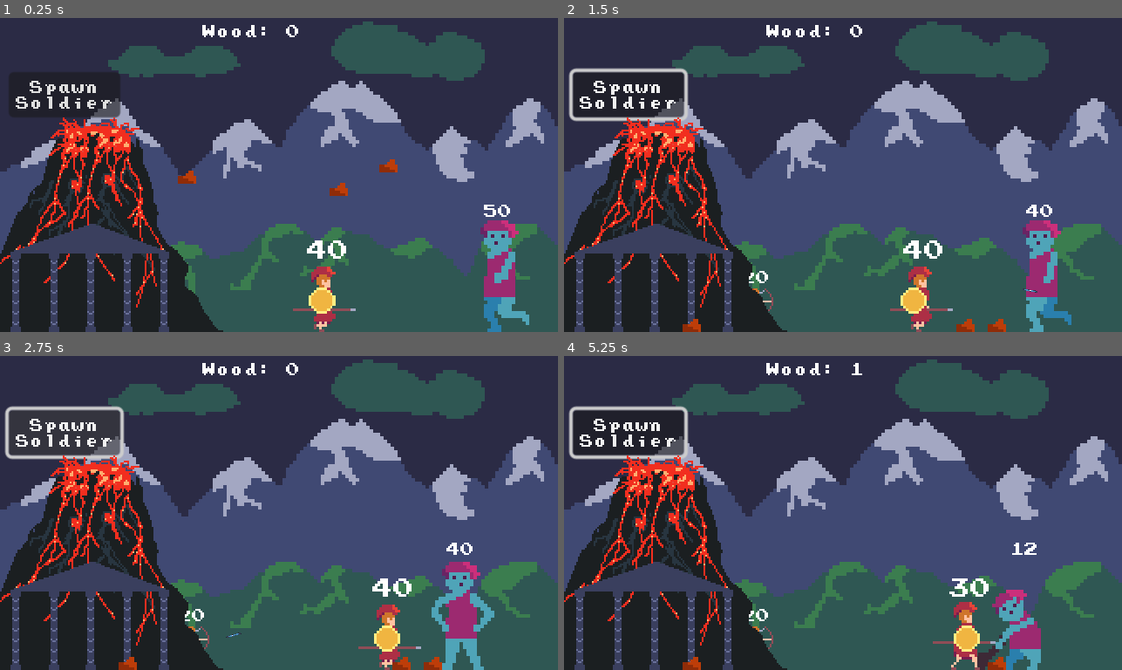
Above: before the commit, frames 1-4 (two rows, left to right).
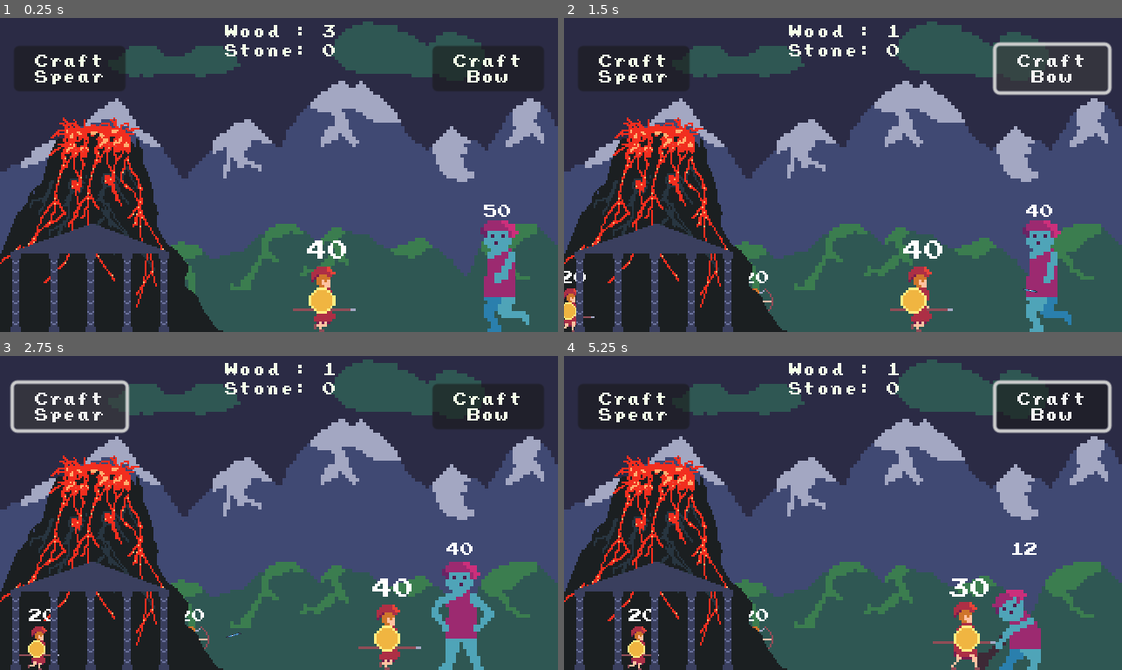
Above: after the commit, the same moments.

Repository: pjz987/Hephaestus
Game: Godot game, scene res://battle.tscn
Two runs of this game, one before a commit and one after it. Both use one fixed random seed, a clock stepped at 60 frames per second and the inputs below. The engine's default icon, where the game draws it, is replaced by a stand-in: a white triangle on a blue panel in a dark square.
Inputs (mouse positions are in pixels of both pictures, inside the frame that each line leads up to):
- Up to frame 1 (0.25 s): no input
- Up to frame 2 (1.5 s): click "Spawn Soldier" (after the commit: "Craft Spear") at 0.5 s; click (1055, 68) at 1.25 s, where only the run after the commit has a clickable "Craft Bow"
- Up to frame 3 (2.75 s): click "Spawn Soldier" (after the commit: "Craft Spear") at 2 s
- Up to frame 4 (5.25 s): click (1055, 406) at 2.75 s, where only the run after the commit has a clickable "Craft Bow"; click "Spawn Soldier" (after the commit: "Craft Spear") at 3.5 s; click (1055, 406) at 4.25 s, where only the run after the commit has a clickable "Craft Bow"; move the mouse to (965, 663) at 5.02 s

The runs differ from the first frame. In frame 1, 7.2% of the frame differs, in the area x 1-98%, y 2-57%; in frame 2, 6.6%; in frame 3, 6.7%; in frame 4, 9.0%, in the area x 0-99%, y 2-100%.

Commit message:
save

Diff:
--- a/GameManager.gd
+++ b/GameManager.gd
@@ -2,7 +2,7 @@
 
 
 var resources = {
-	'wood': 0,
+	'wood': 3,
 	'iron': 0,
 	'stone': 0
 }
--- a/battle.gd
+++ b/battle.gd
@@ -1,16 +1,21 @@
 extends Node2D
 
 @onready var SOLDIER_SCENE = load('res://soldier.tscn')
+@onready var ARCHER_SCENE = load('res://archer.tscn')
 @onready var GIANT_SCENE = load('res://giant.tscn')
 
 @onready var soldier_spawn_point = $SoldierSpawnPoint
 @onready var giant_spawn_point = $GiantSpawnPoint
 @onready var resources_label = $UI/ResourcesLabel
+@onready var archer_spawn_point = $ArcherSpawnPoint
+
 
 func _ready():
 	GameManager.resource_change.connect(_on_resource_changed)
+	update_resources()
 
 func _on_spawn_soldier_button_button_down():
+	print('this run?!?!?')
 	if GameManager.resources.wood >= 2:
 		GameManager.resource_spend('wood', 2)
 		var soldier = SOLDIER_SCENE.instantiate()
@@ -19,12 +24,22 @@
 	#else:
 		#print('nah nah nah')
 
+func _on_spawn_archer_button_button_down():
+	if GameManager.resources.wood >= 2 and GameManager.resources.stone >= 1:
+		GameManager.resource_spend('wood', 2)
+		GameManager.resource_spend('stone', 1)
+		var archer = ARCHER_SCENE.instantiate()
+		add_child(archer)
+		archer.global_position = archer_spawn_point.position
+
 func _on_resource_changed():
 	update_resources()
 
 func update_resources():
 	var wood_count = GameManager.resources['wood']
-	resources_label.text = 'Wood: ' + str(wood_count)
+	var stone_count = GameManager.resources['stone']
+	resources_label.text = 'Wood : ' + str(wood_count) \
+		+ '\nStone: ' + str(stone_count)
 
 
 func _on_giant_spawn_timer_timeout():
--- a/battle.tscn
+++ b/battle.tscn
@@ -6,10 +6,15 @@
 [ext_resource type="PackedScene" uid="uid://cv6bexvroye4v" path="res://giant.tscn" id="2_v0u1n"]
 [ext_resource type="PackedScene" uid="uid://cf5uo5iltjxbx" path="res://soldier.tscn" id="3_lpfun"]
 [ext_resource type="PackedScene" uid="uid://c3xctb61ngcat" path="res://ui.tscn" id="4_ode7y"]
-[ext_resource type="PackedScene" uid="uid://bj3fwj0k6asmk" path="res://wood.tscn" id="6_kyfsu"]
+[ext_resource type="Theme" uid="uid://cjf071kagw7u2" path="res://theme.tres" id="7_t4m8r"]
 [ext_resource type="PackedScene" uid="uid://cpp3apj2i7jp7" path="res://archer.tscn" id="7_uu4jg"]
+[ext_resource type="FontFile" uid="uid://batyxbiub3ddj" path="res://prstart.ttf" id="8_anwfa"]
 [ext_resource type="Texture2D" uid="uid://c334c2032xpg4" path="res://volcano.png" id="8_i85ey"]
 [ext_resource type="Texture2D" uid="uid://hpfcvjnlupa7" path="res://temple.png" id="10_8oj7x"]
+
+[sub_resource type="FontVariation" id="FontVariation_brvwi"]
+base_font = ExtResource("8_anwfa")
+spacing_top = 1
 
 [sub_resource type="RectangleShape2D" id="RectangleShape2D_w2hoq"]
 size = Vector2(320.5, 34)
@@ -41,10 +46,42 @@
 
 [node name="UI" parent="." instance=ExtResource("4_ode7y")]
 
+[node name="SpawnSoldierButton" parent="UI" index="0"]
+offset_left = 8.0
+offset_top = 16.0
+offset_right = 72.0
+offset_bottom = 42.0
+theme_override_colors/font_color = Color(0.960784, 1, 0.909804, 1)
+text = "Craft
+Spear"
+
 [node name="SpawnGiantButton" parent="UI" index="1"]
 visible = false
 
+[node name="ResourcesLabel" parent="UI" index="2"]
+offset_left = 129.0
+offset_right = 193.0
+offset_bottom = 23.0
+theme_override_colors/font_color = Color(0.960784, 1, 0.909804, 1)
+text = "Wood : 0
+Stone: 0"
+
+[node name="SpawnArcherButton" type="Button" parent="UI"]
+layout_mode = 0
+offset_left = 248.0
+offset_top = 16.0
+offset_right = 312.0
+offset_bottom = 42.0
+theme = ExtResource("7_t4m8r")
+theme_override_colors/font_color = Color(0.960784, 1, 0.909804, 1)
+theme_override_fonts/font = SubResource("FontVariation_brvwi")
+text = "Craft
+Bow"
+
 [node name="SoldierSpawnPoint" type="Node2D" parent="."]
+position = Vector2(-9, 180)
+
+[node name="ArcherSpawnPoint" type="Node2D" parent="."]
 position = Vector2(-9, 180)
 
 [node name="GiantSpawnPoint" type="Node2D" parent="."]
@@ -58,15 +95,6 @@
 [node name="CollisionShape2D" type="CollisionShape2D" parent="Floor"]
 position = Vector2(160.75, 17)
 shape = SubResource("RectangleShape2D_w2hoq")
-
-[node name="Wood" parent="." instance=ExtResource("6_kyfsu")]
-position = Vector2(164, 86)
-
-[node name="Wood2" parent="." instance=ExtResource("6_kyfsu")]
-position = Vector2(133, 86)
-
-[node name="Wood3" parent="." instance=ExtResource("6_kyfsu")]
-position = Vector2(205, 86)
 
 [node name="archer0" parent="." instance=ExtResource("7_uu4jg")]
 position = Vector2(92, 180)
@@ -86,6 +114,7 @@
 
 [connection signal="button_down" from="UI/SpawnSoldierButton" to="." method="_on_spawn_soldier_button_button_down"]
 [connection signal="button_down" from="UI/SpawnGiantButton" to="." method="_on_spawn_giant_button_button_down"]
+[connection signal="button_down" from="UI/SpawnArcherButton" to="." method="_on_spawn_archer_button_button_down"]
 [connection signal="timeout" from="GiantSpawnTimer" to="." method="_on_giant_spawn_timer_timeout"]
 
 [editable path="UI"]
--- a/giant.gd
+++ b/giant.gd
@@ -27,6 +27,7 @@
 @onready var resource_spawn_point = $ResourceSpawnPoint
 @onready var death_sound_player = $DeathSoundPlayer
 @onready var WOOD_SCENE = load('res://wood.tscn')
+@onready var STONE_SCENE = load('res://stone.tscn')
 
 
 func _ready():
@@ -98,6 +99,12 @@
 		var wood = WOOD_SCENE.instantiate()
 		get_tree().current_scene.add_child(wood)
 		wood.global_position = resource_spawn_point.global_position
+	var stone_count = randi_range(0, 1)
+	for _i in range(stone_count):
+		var stone = STONE_SCENE.instantiate()
+		get_tree().current_scene.add_child(stone)
+		stone.global_position = resource_spawn_point.global_position
+
 	#death_sound_player.play()
 
 	#print(death_sound_player.playing)
--- /dev/null
+++ b/stone.gd
@@ -0,0 +1,19 @@
+class_name Stone
+extends RigidBody2D
+
+@export var min_impulse_speed: int
+@export var max_impulse_speed: int
+
+var gsound = MasterAudio.get_child(4)
+
+func _ready():
+	var rotational_offset = randf_range(-PI * 0.5, PI * 0.5) # ?
+	var impulse_direction = Vector2.UP.rotated(rotational_offset) # ?
+	apply_impulse(impulse_direction * min_impulse_speed)
+
+
+func _on_mouse_pickup_area_mouse_entered():
+	#GameManager.resource_pickup(GameManager.RESOURCE.WOOD)
+	GameManager.resource_pickup('stone')
+	gsound.play()
+	queue_free()
--- /dev/null
+++ b/stone.tscn
@@ -0,0 +1,33 @@
+[gd_scene load_steps=5 format=3 uid="uid://ebgos4jkqq7m"]
+
+[ext_resource type="Script" path="res://stone.gd" id="1_logph"]
+[ext_resource type="Texture2D" uid="uid://cipet415ffalu" path="res://stone.png" id="2_nn1nj"]
+
+[sub_resource type="RectangleShape2D" id="RectangleShape2D_84vhc"]
+size = Vector2(12, 10)
+
+[sub_resource type="CircleShape2D" id="CircleShape2D_mh1y4"]
+radius = 13.0
+
+[node name="Stone" type="RigidBody2D"]
+z_index = 2
+collision_layer = 4
+collision_mask = 8
+script = ExtResource("1_logph")
+
+[node name="Sprite2D" type="Sprite2D" parent="."]
+modulate = Color(1, 0.576471, 0.0901961, 1)
+scale = Vector2(1.5, 1.5)
+texture = ExtResource("2_nn1nj")
+
+[node name="CollisionShape2D" type="CollisionShape2D" parent="."]
+shape = SubResource("RectangleShape2D_84vhc")
+
+[node name="MousePickupArea" type="Area2D" parent="."]
+collision_layer = 4
+collision_mask = 0
+
+[node name="CollisionShape2D" type="CollisionShape2D" parent="MousePickupArea"]
+shape = SubResource("CircleShape2D_mh1y4")
+
+[connection signal="mouse_entered" from="MousePickupArea" to="." method="_on_mouse_pickup_area_mouse_entered"]
Not shown: 1 places in battle.tscn that only renumber resources
